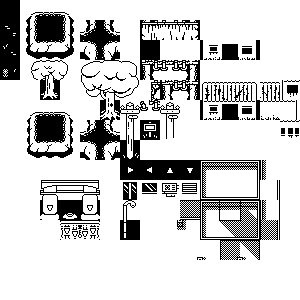
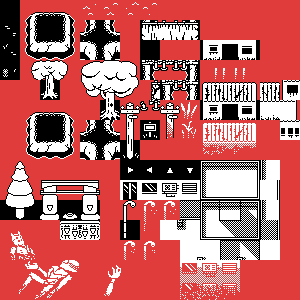
Comparing the layer stacks of the two (300, 300) images. Changes:
removed layer "Layer 93" over <box>3,2,300,300</box>
removed layer "Rectangle 6" over <box>0,0,300,260</box>
added layer "Layer 94" above "Rectangle 1" over <box>3,2,300,300</box>
added layer "Rectangle 1" above "Background" over <box>0,0,300,260</box>
showed "Background" over <box>0,0,300,300</box>
